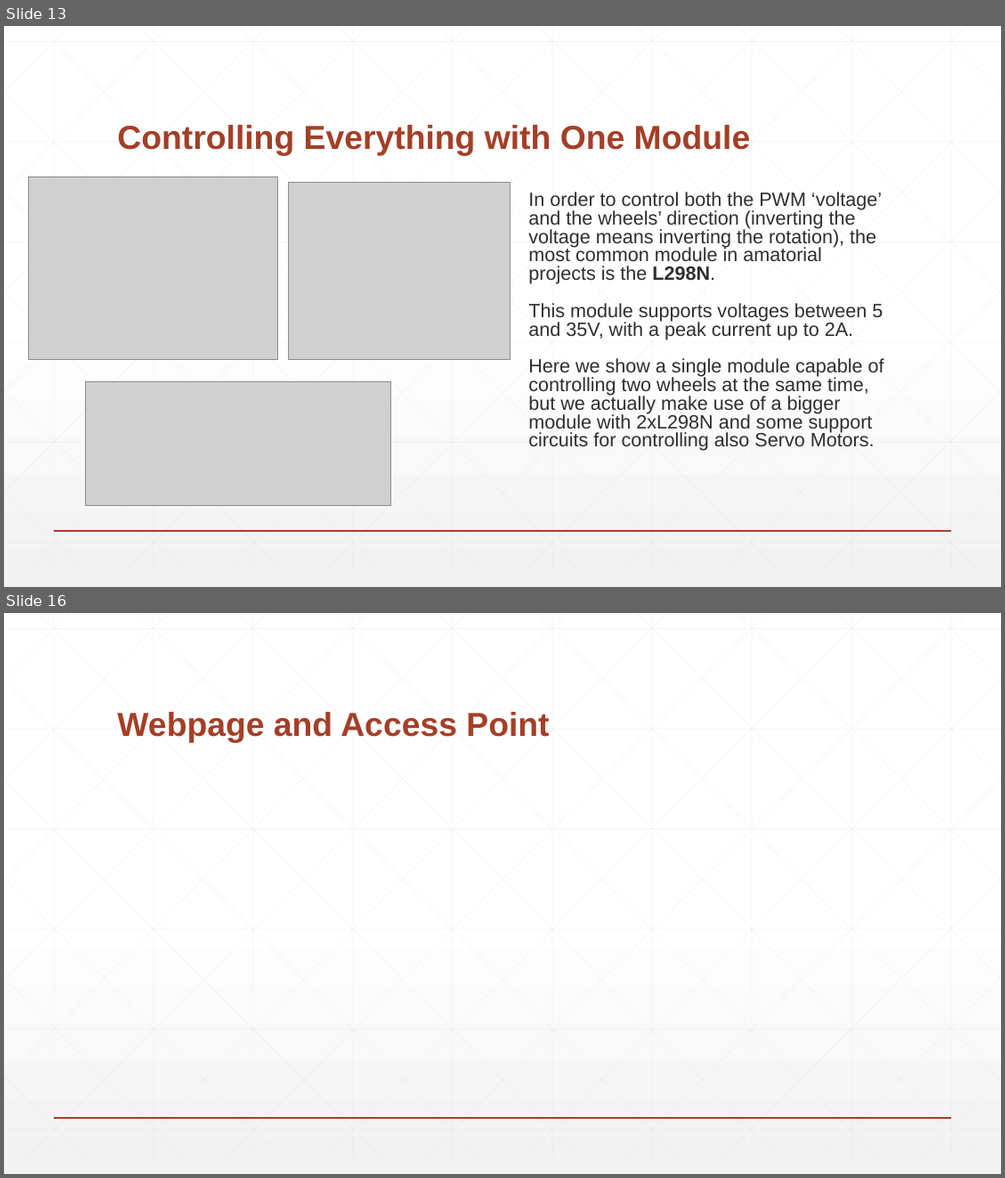
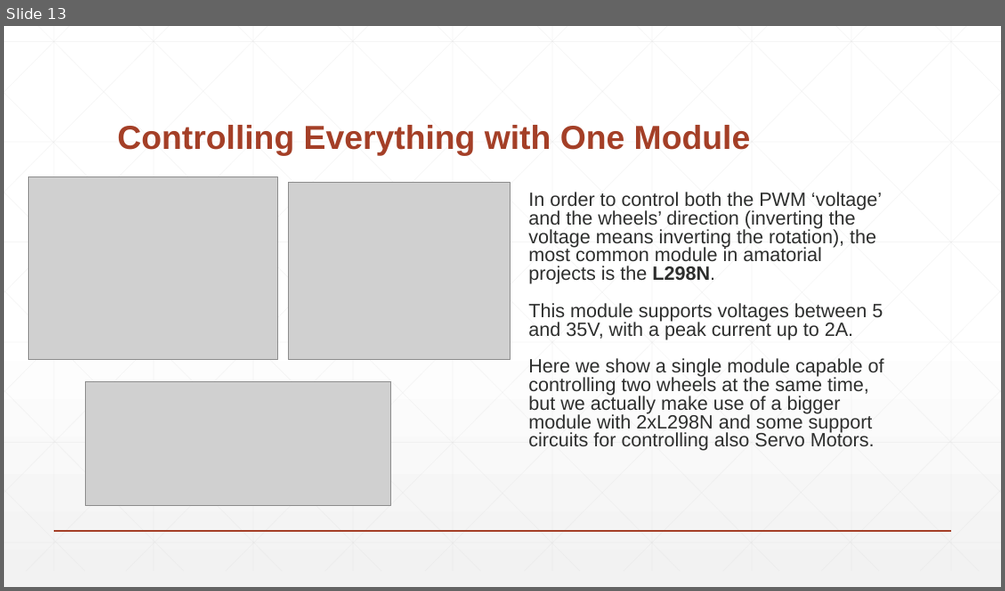
Before and after one commit to filippocastelli/uolli, a slide deck: Hardware_description.pptx. Shown one above the other, each under a label of ours: slides 13 and 16 before the commit, slide 13 after it; the slides between them are not shown. The pictures are 1005x1178 and 1005x591 pixels, drawn with LibreOffice and Linux fonts; fonts in the diff are those of the drawing; grey boxes stand for pictures. Boxes give left, top, right and bottom in pixels: in the first picture for what was removed or moved away, otherwise in the second. Text is boxed around its words. In the diff, an @@ line names an element or a change of style, - is before the commit and + after.

```diff
--- a/Hardware_description.pptx
+++ b/Hardware_description.pptx
@@ slide 16 removed at <box>4,613,1001,1174</box>, background gradient #FFFFFF to #F2F2F2; not listed: 47 template elements that a slide beside it also shows @@
@@ title removed at <box>117,712,549,743</box> @@
-Webpage and Access Point
```
Also in this commit, not shown: 4 slides changed, 2 slides added, 2 other slides removed.
